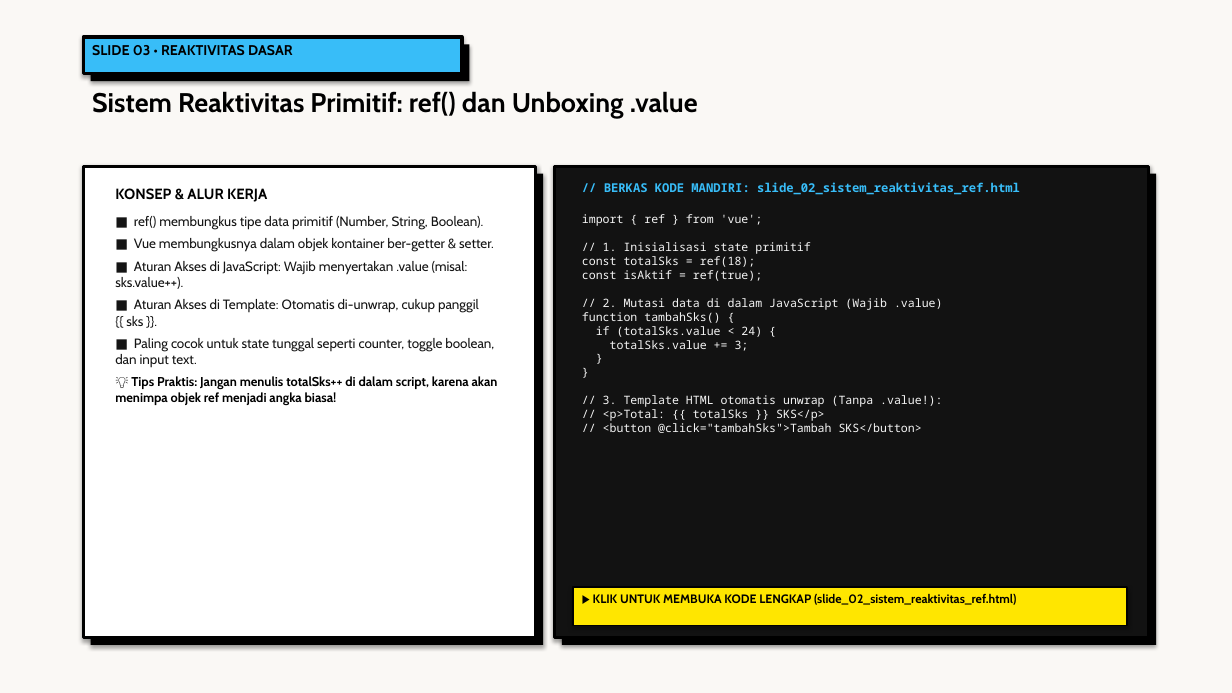
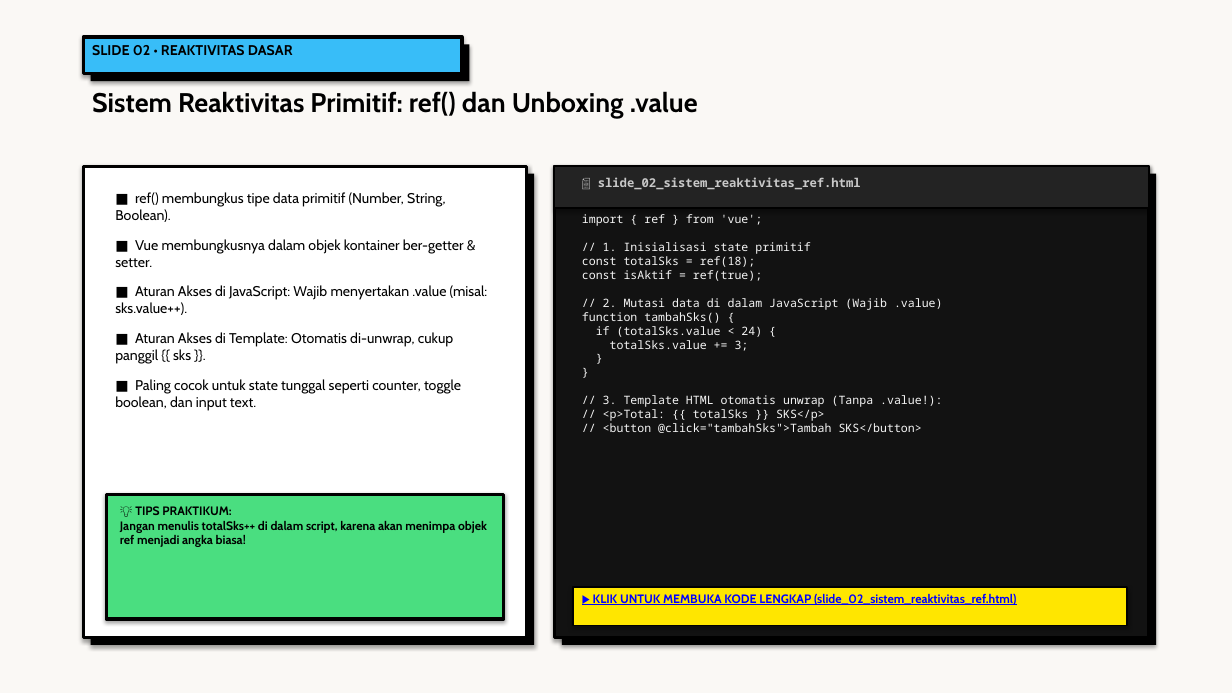
Before and after one commit to antonprafanto/tuweb_mobile2025, a slide deck: slide 2 of slide_presentasi/SESI_02_Frontend_Modern_Vue.pptx (slide 3 before the commit). Drawn at 1232x693 pixels with LibreOffice and Linux fonts; fonts in the diff are those of the drawing. Boxes give left, top, right and bottom in pixels: in the first picture for what was removed or moved away, otherwise in the second. Text is boxed around its words. In the diff, an @@ line names an element or a change of style, - is before the commit and + after.

Commit message:
feat(sesi-02): audit tuntas 18 file html ramah awam diagram svg pptx neobrutalism dan naskah mermaid

```diff
--- a/slide_presentasi/SESI_02_Frontend_Modern_Vue.pptx
+++ b/slide_presentasi/SESI_02_Frontend_Modern_Vue.pptx
@@ text at bbox=[92, 45, 293, 56]: text changed @@
-SLIDE 03 • REAKTIVITAS DASAR
+SLIDE 02 • REAKTIVITAS DASAR
@@ rectangle: place and size @@
-rectangle at bbox=[83, 166, 536, 638]
+rectangle at bbox=[83, 166, 527, 638]
@@ rectangle: place and size @@
-rectangle at bbox=[91, 174, 543, 645]
+rectangle at bbox=[91, 174, 534, 645]
@@ rectangle added at bbox=[555, 166, 1149, 208], fill #232323, outline #000000 1.5 pt @@
@@ text at bbox=[598, 177, 861, 190]: text changed; text colour #38BDF8 to #C8C8C8 @@
-// BERKAS KODE MANDIRI: slide_02_sistem_reaktivitas_ref.html
+📄 slide_02_sistem_reaktivitas_ref.html
@@ text "■ ref() membungkus tipe data ..." at bbox=[115, 192, 488, 411]: size 10.5 to 11 pt, text colour #141414 to #000000; more space between paragraphs @@
@@ text at bbox=[115, 188, 267, 202]: paragraph removed @@
-KONSEP & ALUR KERJA
@@ text at bbox=[115, 376, 498, 405]: paragraph removed @@
-💡 Tips Praktis: Jangan menulis totalSks++ di dalam script, karena akan menimpa objek ref menjadi angka biasa!
@@ rectangle added at bbox=[106, 494, 504, 619], fill #4ADE80, outline #000000 2.5 pt @@
@@ text added at bbox=[120, 506, 487, 547], 9.5 pt, text #000000, bold @@
+💡 TIPS PRAKTIKUM:
+Jangan menulis totalSks++ di dalam script, karena akan menimpa objek ref menjadi angka biasa!
@@ text "▶ KLIK UNTUK MEMBUKA KODE ..." at bbox=[593, 594, 1016, 605]: text colour #000000 to #0000FF, underline on @@
```
Also in this commit, not shown: 15 other slides changed, 2 slides added, 2 slides removed, 21 other files.
